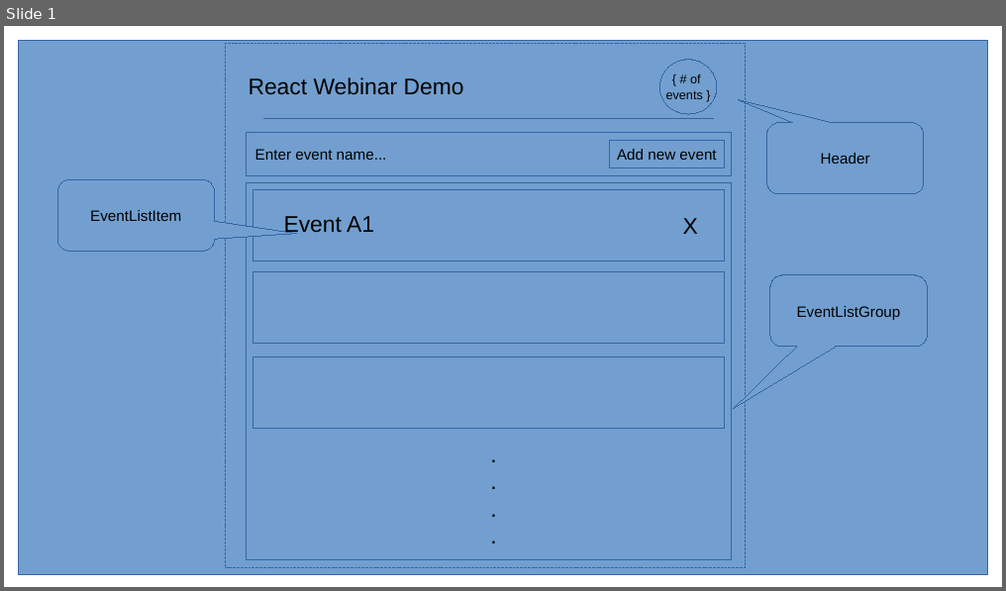
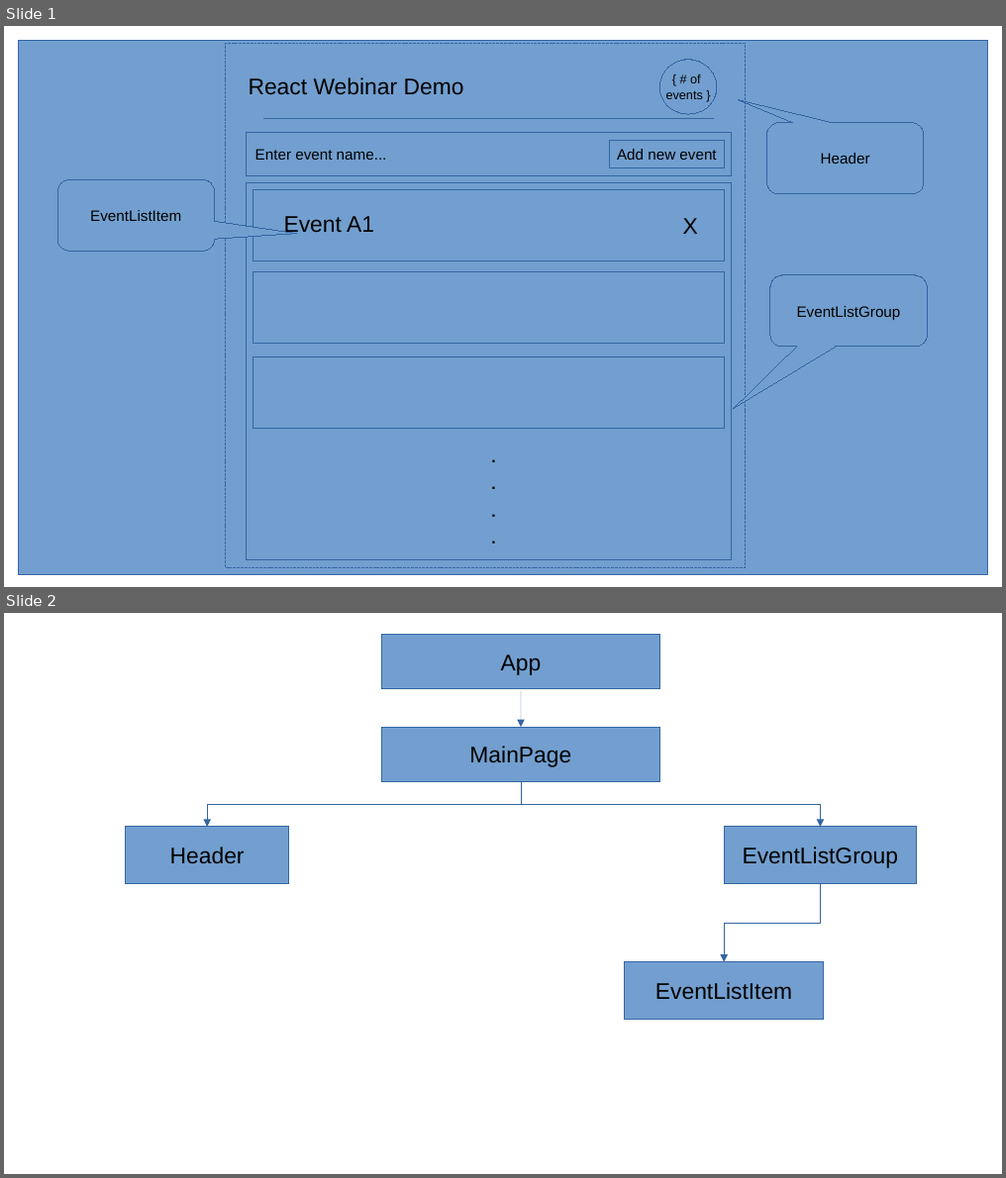
Before and after one commit to AdityaNambiar/ReactWebinar, a slide deck: design.odp. Shown one above the other, each under a label of ours: slide 1 before the commit, slides 1 and 2 after it. The pictures are 1006x591 and 1006x1178 pixels, drawn with LibreOffice and Linux fonts; fonts in the diff are those of the drawing. Boxes give left, top, right and bottom in pixels: in the first picture for what was removed or moved away, otherwise in the second. Text is boxed around its words. In the diff, an @@ line names an element or a change of style, - is before the commit and + after.

```diff
--- a/design.odp
+++ b/design.odp
@@ slide 2 added at [4,613,1002,1174], background #FFFFFF @@
@@ rectangle added at [381,635,659,689], fill #729FCF, outline #3465A4 0 pt, 18 pt, text #000000 @@
+App
@@ arrow added from (521, 692) to (521, 727), #3465A4 0 pt @@
@@ rectangle added at [381,727,659,781], fill #729FCF, outline #3465A4 0 pt, 18 pt, text #000000 @@
+MainPage
@@ elbow arrow added from (521, 781) to (207, 827), #3465A4 0 pt @@
@@ elbow arrow added from (521, 781) to (821, 827), #3465A4 0 pt @@
@@ rectangle added at [126,827,289,883], fill #729FCF, outline #3465A4 0 pt, 18 pt, text #000000 @@
+Header
@@ rectangle added at [724,827,917,883], fill #729FCF, outline #3465A4 0 pt, 18 pt, text #000000 @@
+EventListGroup
@@ elbow arrow added from (821, 883) to (724, 962), #3465A4 0 pt @@
@@ rectangle added at [625,962,824,1020], fill #729FCF, outline #3465A4 0 pt, 18 pt, text #000000 @@
+EventListItem
```
Also in this commit, not shown: 3 other files.
